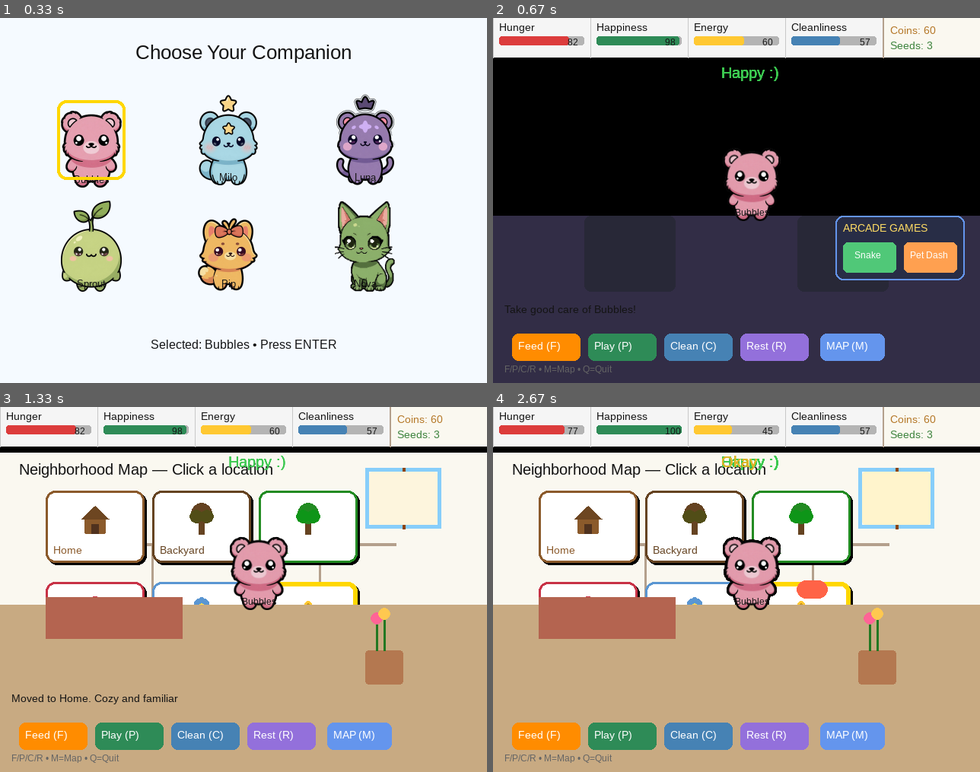
Above: before the commit, frames 1-4 (two rows, left to right).
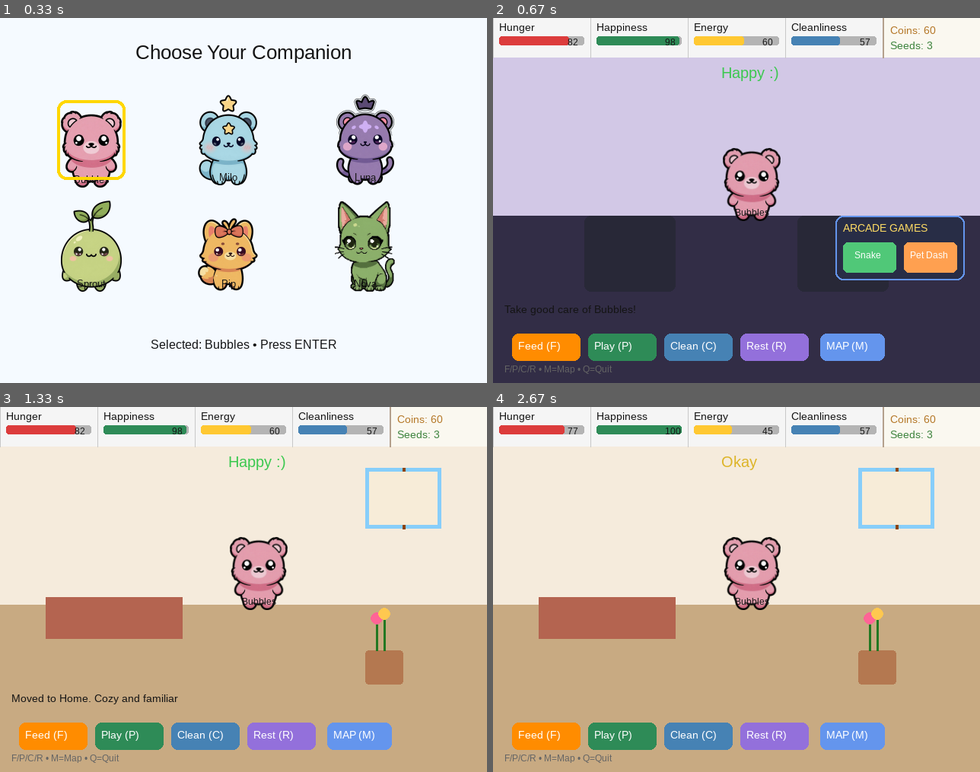
Above: after the commit, the same moments.

Repository: nickamis606/ourworld
Game: pygame game, started from main_pygame.py
Same seed, same stepped clock (60 frames per second), same inputs: the game is played once before the commit and once after it.
Inputs (mouse positions are in pixels of both pictures, inside the frame that each line leads up to):
- Up to frame 1 (0.33 s): no input
- Up to frame 2 (0.67 s): tap Enter at 0.33 s
- Up to frame 3 (1.33 s): hold M 0.67-1.13 s; click (92, 534) at 1.22 s
- Up to frame 4 (2.67 s): click "Play (P)" at 1.55 s; click (712, 684) at 2.38 s

Frame 1 is identical in both runs. In frame 2, 42% of the frame differs, in the area x 0-100%, y 10-55%; in frame 3, 17%; in frame 4, 17%.

Commit message:
fix: properly clear screen when closing map overlay so it no longer leaves artifacts in the top half of scenes

Diff:
--- a/scenes/main_scene.py
+++ b/scenes/main_scene.py
@@ -182,20 +182,50 @@
     def draw(self, surface: pygame.Surface):
         loc = self.game_state.pet.location
 
-        # Blit pre-rendered static background (cheap and allows richer detail)
+        if self.map_mode:
+            # When map is open, draw cached bg + map overlay on top
+            if loc in self.bg_surfaces:
+                surface.blit(self.bg_surfaces[loc], (0, 0))
+            else:
+                surface.fill((210, 200, 230))
+            self.map_overlay.draw(surface, loc)
+            # Keep stats bar visible over the map
+            needs = self.game_state.pet.needs
+            total_seeds = (self.game_state.pet.inventory.get("flower_seeds", 0) +
+                           self.game_state.pet.inventory.get("sunflower_seeds", 0))
+            self.stats_bar.draw(surface, needs, self.game_state.pet.coins, total_seeds)
+            return
+
+        # === Normal gameplay view (map closed) ===
+        # Always do a full clean fill first so old map pixels are completely erased
+        if loc == "home":
+            surface.fill((245, 235, 220))
+        elif loc == "park":
+            surface.fill((200, 230, 200))
+        elif loc == "backyard":
+            surface.fill((200, 235, 195))
+        elif loc == "sweeties_candy_shop":
+            surface.fill((255, 240, 245))
+        elif loc == "gens_garden":
+            surface.fill((235, 245, 255))
+        else:
+            surface.fill((210, 200, 230))
+
+        # Draw the richer cached environment decorations
         if loc in self.bg_surfaces:
             surface.blit(self.bg_surfaces[loc], (0, 0))
-        else:
-            surface.fill((210, 200, 230))
 
         needs = self.game_state.pet.needs
         total_seeds = (self.game_state.pet.inventory.get("flower_seeds", 0) +
                        self.game_state.pet.inventory.get("sunflower_seeds", 0))
         self.stats_bar.draw(surface, needs, self.game_state.pet.coins, total_seeds)
 
-        # Dynamic elements drawn on top of cached bg
-        self._draw_garden_plants(surface) if loc == "backyard" else None
-        self._draw_home_decoration(surface) if loc == "home" else None
+        # Dynamic elements on top
+        if loc == "backyard":
+            self._draw_garden_plants(surface)
+        if loc == "home":
+            self._draw_home_decoration(surface)
+
         self.pet_sprite.draw(surface)
         self._draw_mood(surface)
         self._draw_status(surface)
@@ -206,11 +236,8 @@
         has_mature = any(p.get("stage", 0) >= 3 for p in self.game_state.pet.garden)
         self.context_actions.draw(surface, loc, self.game_state.pet.inventory, has_mature)
 
-        if loc == "arcade" and not self.map_mode:
+        if loc == "arcade":
             self.arcade_panel.draw(surface)
-
-        if self.map_mode:
-            self.map_overlay.draw(surface, loc)
 
         if self.anim_state:
             self._draw_anim_effect(surface)
@@ -221,19 +248,15 @@
     def _prepare_location_background(self, loc: str):
         """Pre-render the static environment for a location to a cached Surface.
         Called only on location change → rich detail with zero per-frame cost.
-        This is the key change to make scenes prettier while staying lightweight.
         """
         bg = pygame.Surface((self.width, self.height), pygame.SRCALPHA)
 
         if loc == "home":
-            # Cozy indoor floor + walls + window with warm light glow
             pygame.draw.rect(bg, (200, 170, 130), (0, 260, self.width, 220))
             pygame.draw.rect(bg, (135, 206, 250), (480, 80, 100, 80), width=5)
             pygame.draw.line(bg, (139, 69, 19), (530, 80), (530, 160), 4)
-            # Soft window glow for cozy feel
             pygame.draw.rect(bg, (255, 240, 200, 50), (485, 85, 90, 70), border_radius=4)
             pygame.draw.rect(bg, (180, 100, 80), (60, 250, 180, 55))
-            # Home decorations (if unlocked) drawn into the cached bg
             if self.game_state.pet.home_decorated:
                 base_x, base_y = 480, 320
                 pygame.draw.rect(bg, (180, 120, 80), (base_x, base_y, 50, 45), border_radius=4)
@@ -247,7 +270,6 @@
             for tx in (80, 520):
                 pygame.draw.rect(bg, (139, 69, 19), (tx-8, 200, 16, 55))
                 pygame.draw.circle(bg, (34, 160, 50), (tx, 175), 38)
-            # Extra foliage layer for depth and prettier look
             pygame.draw.circle(bg, (30, 140, 45), (150, 240), 25)
             pygame.draw.circle(bg, (30, 140, 45), (500, 250), 22)
             pygame.draw.circle(bg, (25, 120, 40), (300, 235), 18)
@@ -261,7 +283,6 @@
             pygame.draw.rect(bg, (255, 235, 240), (0, 260, self.width, 220))
             pygame.draw.rect(bg, (200, 50, 70), (150, 245, 340, 120), border_radius=6)
             pygame.draw.polygon(bg, (210, 180, 140), [(140, 245), (320, 200), (500, 245)])
-            # Candy stripe hint on awning for extra charm
             for i in range(5):
                 stripe_x = 160 + i * 55
                 pygame.draw.line(bg, (255, 200, 220), (stripe_x, 250), (stripe_x + 30, 250), 3)
@@ -269,7 +290,6 @@
         elif loc == "gens_garden":
             pygame.draw.rect(bg, (230, 245, 255), (0, 260, self.width, 220))
             pygame.draw.rect(bg, (90, 150, 210), (150, 250, 340, 110), border_radius=6)
-            # Soft garden border
             pygame.draw.rect(bg, (60, 120, 80), (140, 245, 360, 120), width=4, border_radius=8)
 
         else:
@@ -280,7 +300,6 @@
         self.bg_surfaces[loc] = bg
 
     def _draw_environment(self, surface, loc):
-        # Kept for backward compatibility / future use; cached version in _prepare is preferred
         if loc == "home":
             pygame.draw.rect(surface, (200, 170, 130), (0, 260, self.width, 220))
             pygame.draw.rect(surface, (135, 206, 250), (480, 80, 100, 80), width=5)
